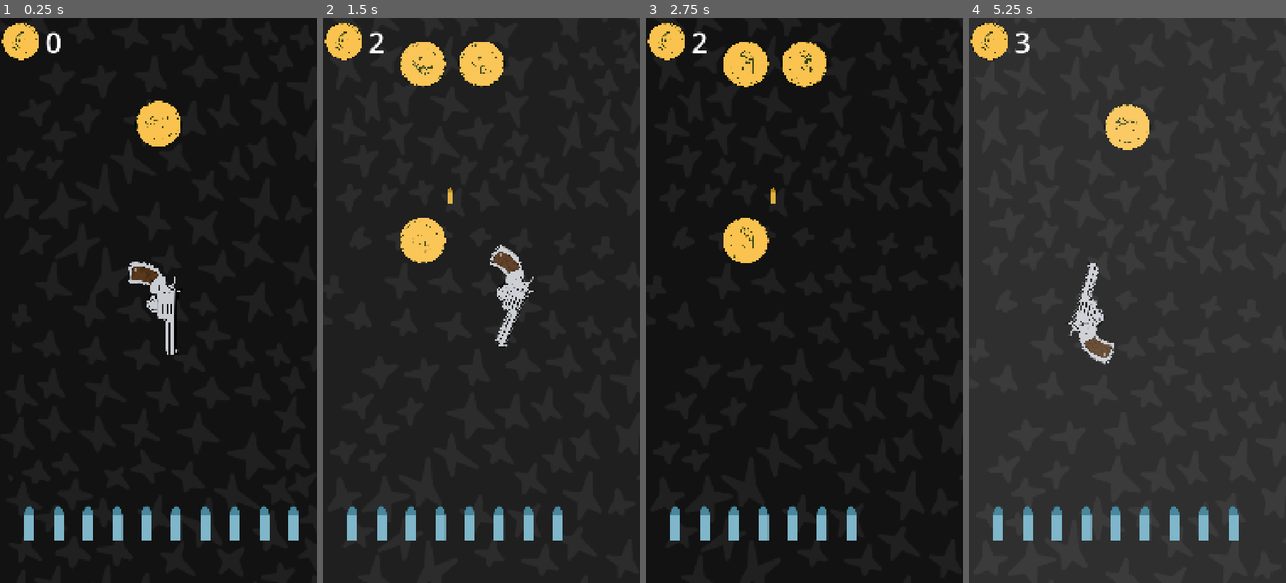
Above: before the commit, frames 1-4 (left to right).
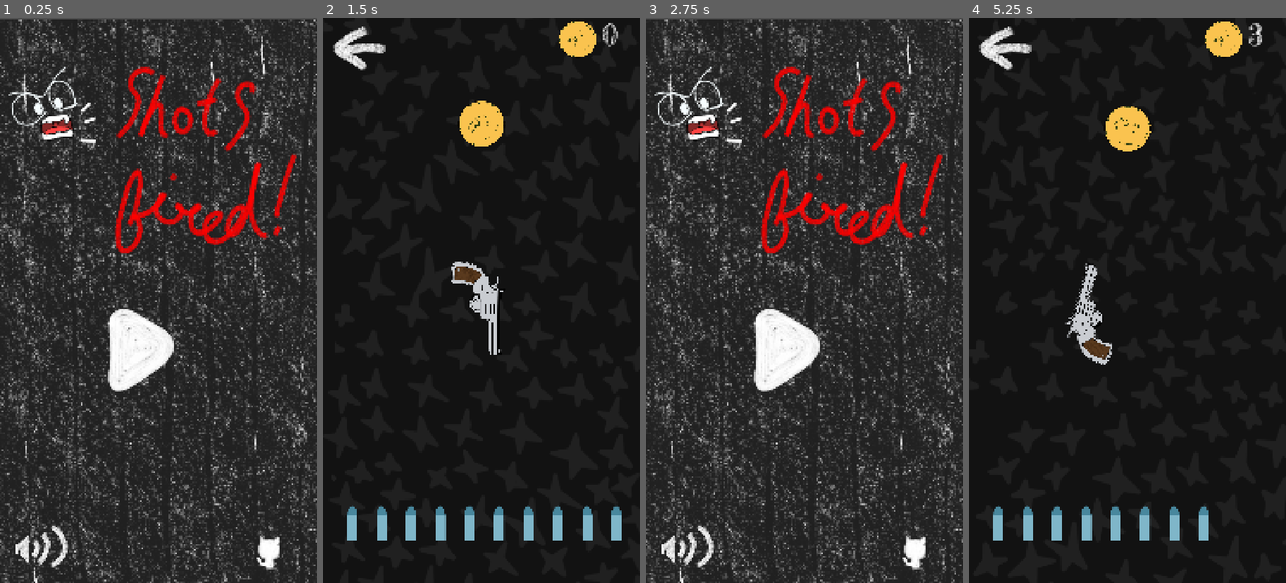
Above: after the commit, the same moments.

Repository: basic-bitch-foundation/shots_fired
Game: Godot game, scene res://menu.tscn
Same seed, same stepped clock (60 frames per second), same inputs: the game is played once before the commit and once after it. Before the commit the project starts from res://main.tscn.
Inputs (mouse positions are in pixels of both pictures, inside the frame that each line leads up to):
- Up to frame 1 (0.25 s): no input
- Up to frame 2 (1.5 s): click (364, 543) at 0.52 s; click (462, 351) at 1.27 s
- Up to frame 3 (2.75 s): click (680, 46) at 2.02 s
- Up to frame 4 (5.25 s): click (1108, 351) at 2.77 s; tap Enter at 3.5 s; move the mouse to (1197, 272) at 3.52 s; hold Right 3.53-4.28 s; tap Alt at 3.6, 5.1 s; click (1197, 272) at 3.67 s; tap Space at 3.77, 4.52 s; move the mouse to (1064, 328) at 4.27 s; hold Down 4.28-5.03 s; tap Shift at 4.35 s; move the mouse to (1159, 176) at 5.02 s; hold Right from 5.03 s (still down)

The runs differ from the first frame. In frame 1, 40% of the frame differs, in the area x 0-100%, y 0-100%; in frame 2, 21%; in frame 3, 41%; in frame 4, 93%.

Commit message:
Check desc.
Added Menu screen
play button
mute unmute button
github button
back button in main screen
Added  SFX with global countrol soit ute inallscene
added fire,click,reload,gameover  sounds

Diff:
--- a/bul_counter.gd
+++ b/bul_counter.gd
@@ -1,7 +1,8 @@
 extends Control
 
-var gun: RigidBody2D
+var gun
 var icons = []
+@onready var back_btn = $Button
 
 func update(ammo: int):
 	for i in icons.size():
@@ -23,3 +24,7 @@
 	if gun:
 		gun.ammo_upd.connect(ammochg)
 		update(gun.getammo())
+		back_btn.pressed.connect(_on_back_pressed)
+func _on_back_pressed():
+	SoundManager.click()
+	get_tree().change_scene_to_file("res://menu.tscn")
--- a/bullets.gd
+++ b/bullets.gd
@@ -5,10 +5,10 @@
 @export var coloff := 400.0
 @export var ammopick := 3
 
-var gun: RigidBody2D
-var cam: Camera2D
-var tmpl: Area2D
-var folder: Node2D
+var gun
+var cam
+var tmpl
+var folder
 var lasty := 0.0
 var active = []
 
@@ -65,7 +65,7 @@
 	cleanup()
 
 func cleanup():
-	var thresh = cam.global_position.y + 3500.0
+	var thresh = cam.global_position.y +10500.0
 	var rmv = []
 
 	for b in active:
--- a/camera_2d.gd
+++ b/camera_2d.gd
@@ -6,10 +6,10 @@
 var active := false
 var top_y: float = 0.0
 
-func deathline() -> float:
+func deathline():
 	return global_position.y + (get_viewport().get_visible_rect().size.y / zm) * 0.5
 
-func screenbnds() -> Dictionary:
+func screenbnds():
 	var sz = get_viewport().get_visible_rect().size / zm
 	var half_w = sz.x * 0.5
 	var half_h = sz.y * 0.5
--- a/canvas_layer.gd
+++ b/canvas_layer.gd
@@ -6,6 +6,7 @@
 func _ready():
 
 	flash_rect = $Flash
+
 
 
 
--- a/coinmanger.gd
+++ b/coinmanger.gd
@@ -26,6 +26,7 @@
 
 	active.remove_at(idx)
 	cnt += 1
+	SoundManager.coin()
 	updui()
 
 	if OS.has_feature("mobile"):
@@ -67,7 +68,7 @@
 			make(cx + coloff, lasty)
 
 func cleanup():
-	var thresh = cam.global_position.y + 3000.0
+	var thresh = cam.global_position.y + 10000.0
 	var i = active.size() - 1
 
 	while i >= 0:
--- a/gun.gd
+++ b/gun.gd
@@ -4,8 +4,8 @@
 @onready var ray = $FireDirection
 @onready var spr = $Sprite2D
 
-var sprite_normal: Texture2D
-var sprite_fire: Texture2D
+var sprite_normal
+var sprite_fire
 
 @export var fire_sprite_duration := 0.06
 
@@ -16,7 +16,7 @@
 @export_range(0.0, 1.0) var hbias := 0.9
 @export var cd := 200
 @export var ammo_max := 10
-
+var is_first_shot = true
 var clip := 10
 var last_t := 0
 var started := false
@@ -57,6 +57,7 @@
 		shoot()
 
 func _ready():
+	is_first_shot = true
 	clip = ammo_max
 	gravity_scale = 0.0
 	linear_velocity = Vector2.ZERO
@@ -96,12 +97,13 @@
 
 	clip -= 1
 	last_t = t
+	shoot_sound()
 	ammo_upd.emit(clip)
 
 	if OS.has_feature("mobile"):
 		Input.vibrate_handheld(50)
 
-	# === SPRITE SWITCH ===
+
 	if spr and sprite_fire:
 		spr.texture = sprite_fire
 		clone_l.texture = sprite_fire
@@ -155,3 +157,10 @@
 
 func getammo() -> int:
 	return clip
+
+func shoot_sound():
+	if is_first_shot:
+		SoundManager.firstshot()
+		is_first_shot = false
+	else:
+		SoundManager.shot()
--- a/guntscn.tscn
+++ b/guntscn.tscn
@@ -4,14 +4,14 @@
 [ext_resource type="Script" uid="uid://b8eut4npksfh1" path="res://gun_sprite.gd" id="2_ybv0l"]
 
 [sub_resource type="RectangleShape2D" id="RectangleShape2D_3lxt5"]
-size = Vector2(1941, 3266.5)
+size = Vector2(1773, 3247)
 
 [node name="gun" type="RigidBody2D"]
 angular_damp = 0.5
 script = ExtResource("1_jqdss")
 
 [node name="CollisionShape2D" type="CollisionShape2D" parent="."]
-position = Vector2(-141.5, 211.75)
+position = Vector2(-225.5, 213.5)
 shape = SubResource("RectangleShape2D_3lxt5")
 
 [node name="Sprite2D" type="Sprite2D" parent="."]
--- a/main.gd
+++ b/main.gd
@@ -5,6 +5,7 @@
 @onready var spawn = $GunSpawn
 
 func respawn():
+	SoundManager.over()
 	await get_tree().create_timer(0.5).timeout
 	get_tree().reload_current_scene()
 
--- a/main.tscn
+++ b/main.tscn
@@ -10,8 +10,10 @@
 [ext_resource type="Texture2D" uid="uid://bj6iv8tug6t03" path="res://aasset image/coin.png" id="7_272bh"]
 [ext_resource type="Script" uid="uid://cc7gwcwu14njf" path="res://bul_counter.gd" id="9_efxa6"]
 [ext_resource type="Texture2D" uid="uid://bcsht6b0hq4jd" path="res://aasset image/bullet_icon.png" id="9_kek77"]
+[ext_resource type="FontFile" uid="uid://dralsjs2l83ic" path="res://FrederickatheGreat-Regular.ttf" id="9_w48qg"]
 [ext_resource type="Script" uid="uid://cso3jo2io0bm" path="res://bullets.gd" id="10_dg77c"]
 [ext_resource type="Texture2D" uid="uid://clg4as6wdeoyg" path="res://aasset image/bullet_count.png" id="10_ycdy4"]
+[ext_resource type="Texture2D" uid="uid://dr3l3t8qqvwuo" path="res://aasset image/back.png" id="12_vivmo"]
 
 [sub_resource type="CircleShape2D" id="CircleShape2D_272bh"]
 radius = 804.5036
@@ -62,6 +64,7 @@
 
 [node name="Coinmanger" type="Node2D" parent="."]
 script = ExtResource("7_5vw27")
+coloff = -20.0
 
 [node name="coins" type="Node2D" parent="Coinmanger"]
 
@@ -81,15 +84,16 @@
 [node name="UI" type="CanvasLayer" parent="."]
 
 [node name="Sprite2D" type="Sprite2D" parent="UI"]
-position = Vector2(71, 79)
+position = Vector2(868.0001, 72)
 scale = Vector2(0.19364606, 0.19213313)
 texture = ExtResource("7_272bh")
 
 [node name="count" type="Label" parent="UI"]
-offset_left = 154.0
-offset_top = 13.0
-offset_right = 694.0
-offset_bottom = 658.0
+offset_left = 950.0
+offset_top = -3.0
+offset_right = 1490.0
+offset_bottom = 642.0
+theme_override_fonts/font = ExtResource("9_w48qg")
 theme_override_font_sizes/font_size = 100
 text = "99"
 
@@ -148,6 +152,16 @@
 scale = Vector2(0.86, 0.86)
 texture = ExtResource("10_ycdy4")
 
+[node name="Button" type="Button" parent="UI/bul_counter"]
+z_index = 1
+layout_mode = 0
+offset_left = 11.0
+offset_top = 11.0
+offset_right = 222.0
+offset_bottom = 185.0
+icon = ExtResource("12_vivmo")
+flat = true
+
 [node name="Node2D" type="Node2D" parent="."]
 script = ExtResource("10_dg77c")
 spawndst = 7000.0
--- /dev/null
+++ b/menu.gd
@@ -0,0 +1,25 @@
+extends Node2D
+
+const MAIN_SCENE_PATH = "res://main.tscn"
+const GITHUB_REPO_URL = "https://github.com/basic-bitch-foundation/shots_fired"
+
+@onready var play_button = $play
+@onready var mute_button = $mute
+@onready var github_button = $gh_button
+
+func _ready():
+	play_button.pressed.connect(_on_play_pressed)
+	github_button.pressed.connect(_on_github_pressed)
+	mute_button.pressed.connect(_on_mute_pressed)
+
+func _on_play_pressed():
+	SoundManager.click()
+	get_tree().change_scene_to_file(MAIN_SCENE_PATH)
+
+func _on_github_pressed():
+	SoundManager.click()
+	OS.shell_open(GITHUB_REPO_URL)
+
+func _on_mute_pressed():
+	SoundManager.click()
+	SoundManager.mute()
--- a/menu.tscn
+++ b/menu.tscn
@@ -1,5 +1,38 @@
-[gd_scene format=3 uid="uid://bkdym7fobcg5d"]
+[gd_scene load_steps=5 format=3 uid="uid://bkdym7fobcg5d"]
+
+[ext_resource type="Texture2D" uid="uid://dp0vtbmqtu5ew" path="res://aasset image/bg_menu.png" id="1_lti8b"]
+[ext_resource type="Script" uid="uid://b7rcp1kw5olgk" path="res://menu.gd" id="1_mae5d"]
+[ext_resource type="Texture2D" uid="uid://b74vro54e6idx" path="res://aasset image/mute.png" id="3_4hy44"]
+[ext_resource type="Texture2D" uid="uid://dkh2u3v8xccw1" path="res://aasset image/unmute.png" id="4_4hy44"]
 
 [node name="Node2D" type="Node2D"]
+script = ExtResource("1_mae5d")
 
 [node name="Sprite2D" type="Sprite2D" parent="."]
+position = Vector2(542, 962.74994)
+scale = Vector2(1.978022, 2.104945)
+texture = ExtResource("1_lti8b")
+
+[node name="play" type="Button" parent="."]
+offset_left = 352.0
+offset_top = 986.0
+offset_right = 593.0
+offset_bottom = 1273.0
+flat = true
+
+[node name="mute" type="TextureButton" parent="."]
+offset_left = 49.0
+offset_top = 1722.0
+offset_right = 354.0
+offset_bottom = 1966.0
+scale = Vector2(0.6, 0.6)
+toggle_mode = true
+texture_normal = ExtResource("3_4hy44")
+texture_pressed = ExtResource("4_4hy44")
+
+[node name="gh_button" type="Button" parent="."]
+offset_left = 869.0
+offset_top = 1754.0
+offset_right = 964.0
+offset_bottom = 1882.0
+flat = true
--- a/project.godot
+++ b/project.godot
@@ -11,10 +11,14 @@
 [application]
 
 config/name="shots_fired"
-run/main_scene="uid://b0abaaw0rjixx"
+run/main_scene="uid://bkdym7fobcg5d"
 config/features=PackedStringArray("4.5", "GL Compatibility")
 run/low_processor_mode=true
 config/icon="res://icon.svg"
+
+[autoload]
+
+SoundManager="*res://sound_manager.gd"
 
 [debug]
 
--- /dev/null
+++ b/sound_manager.gd
@@ -0,0 +1,45 @@
+extends Node
+
+var muted = false
+
+var players = {}
+var sounds = {
+	"click": "res://sound/click.wav",
+	"load": "res://sound/load.mp3",
+	"shot": "res://sound/shot.mp3",
+	"coin": "res://sound/coin.wav",
+	"over": "res://sound/over.wav"
+}
+
+func mute():
+	muted = !muted
+	AudioServer.set_bus_mute(AudioServer.get_bus_index("Master"), muted)
+
+func coin():
+	if not muted:
+		players["coin"].play()
+
+func _ready():
+	for key in sounds.keys():
+		var p = AudioStreamPlayer.new()
+		p.stream = load(sounds[key])
+		add_child(p)
+		players[key] = p
+
+func click():
+	if not muted:
+		players["click"].play()
+
+func firstshot():
+	if not muted:
+		players["load"].play()
+		await players["load"].finished
+		players["shot"].play()
+
+func over():
+	if not muted:
+		players["over"].play()
+
+func shot():
+	if not muted:
+		players["shot"].play()
Binary file added: FrederickatheGreat-Regular.ttf
Not shown, added: FrederickatheGreat-Regular.ttf.import
Binary file added: aasset image/back.png
Not shown, added: aasset image/back.png.import
Binary file added: aasset image/bg_menu.png
Not shown, added: aasset image/bg_menu.png.import
Binary file added: aasset image/mute.png
Not shown, added: aasset image/mute.png.import
Binary file added: aasset image/unmute.png
Not shown, added: aasset image/unmute.png.import
Not shown: 1 places in main.tscn that only renumber resources
Not shown, added: menu.gd.uid
(and 11 more such lines)
